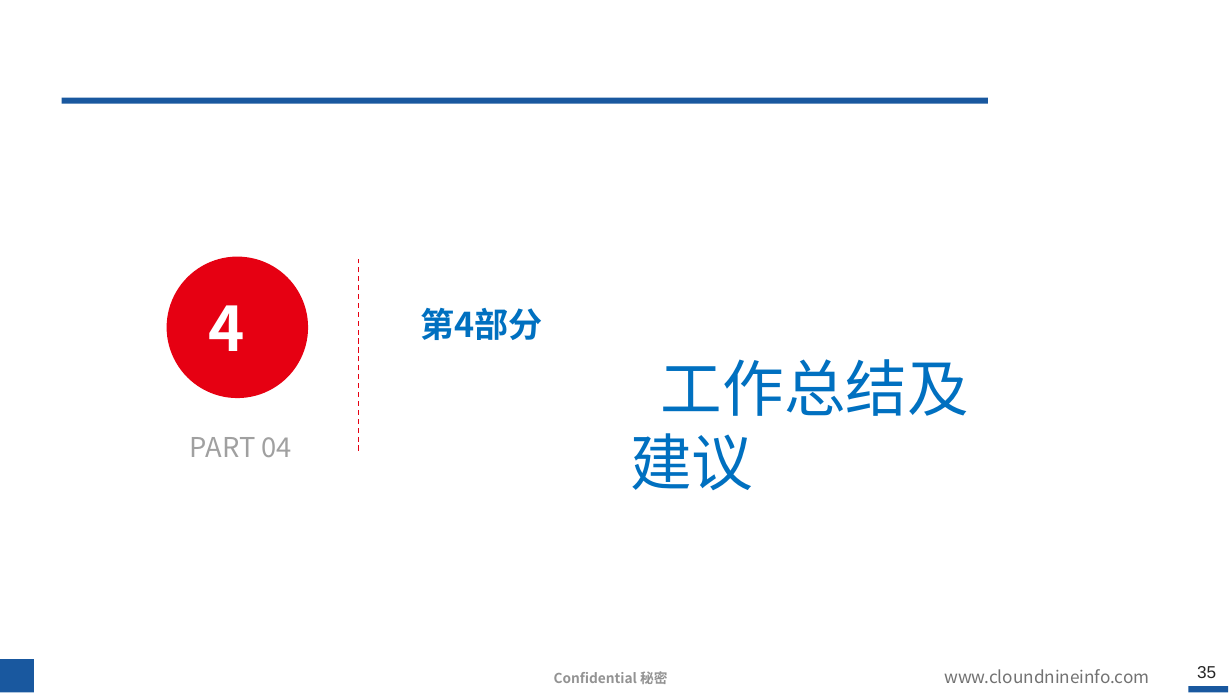
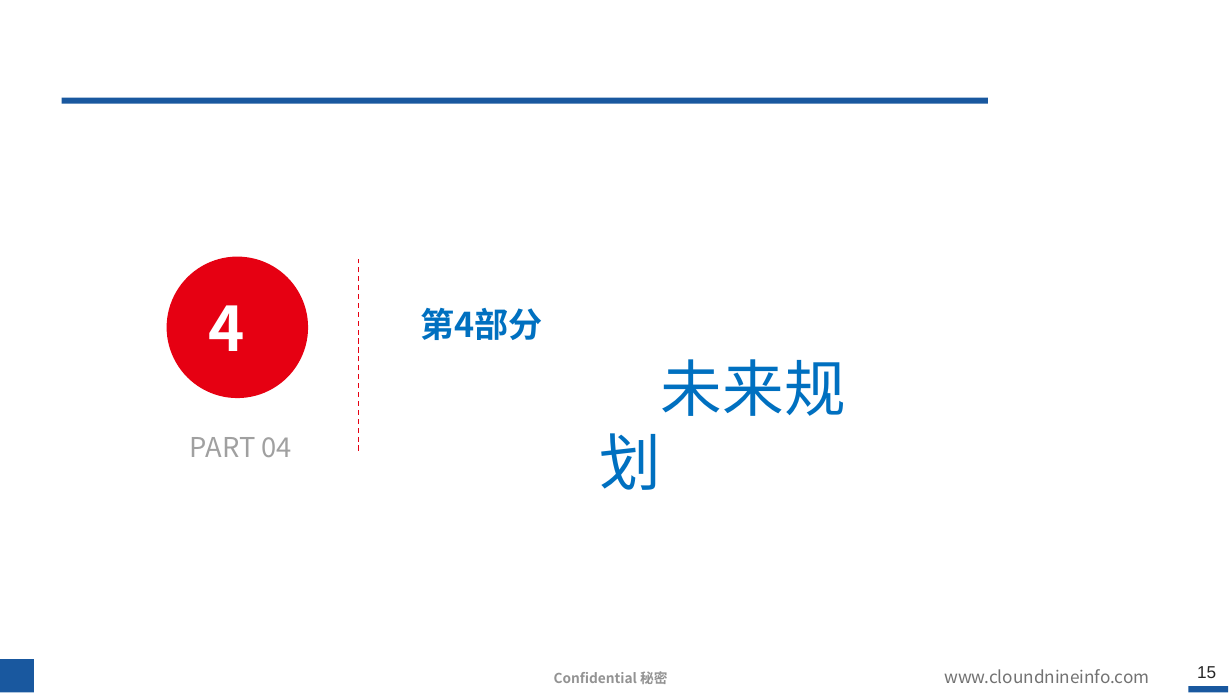
Before and after one commit to hahada-998/Tieta_code, a slide deck: slide 15 of 转正答辩.pptx (slide 35 before the commit). Drawn at 1232x693 pixels with LibreOffice and Linux fonts; fonts in the diff are those of the drawing; background and template pictures are left out. Boxes give left, top, right and bottom in pixels: in the first picture for what was removed or moved away, otherwise in the second. Text is boxed around its words. In the diff, an @@ line names an element or a change of style, - is before the commit and + after.

```diff
--- a/转正答辩.pptx
+++ b/转正答辩.pptx
@@ text at <box>599,359,846,490</box>: text changed @@
-  工作总结及建议
+  未来规划
@@ page number at <box>1197,666,1216,678</box>: text changed @@
-35
+15
```
Also in this commit, not shown: 7 other slides changed, 3 slides added, 26 slides removed, 2 other files.
